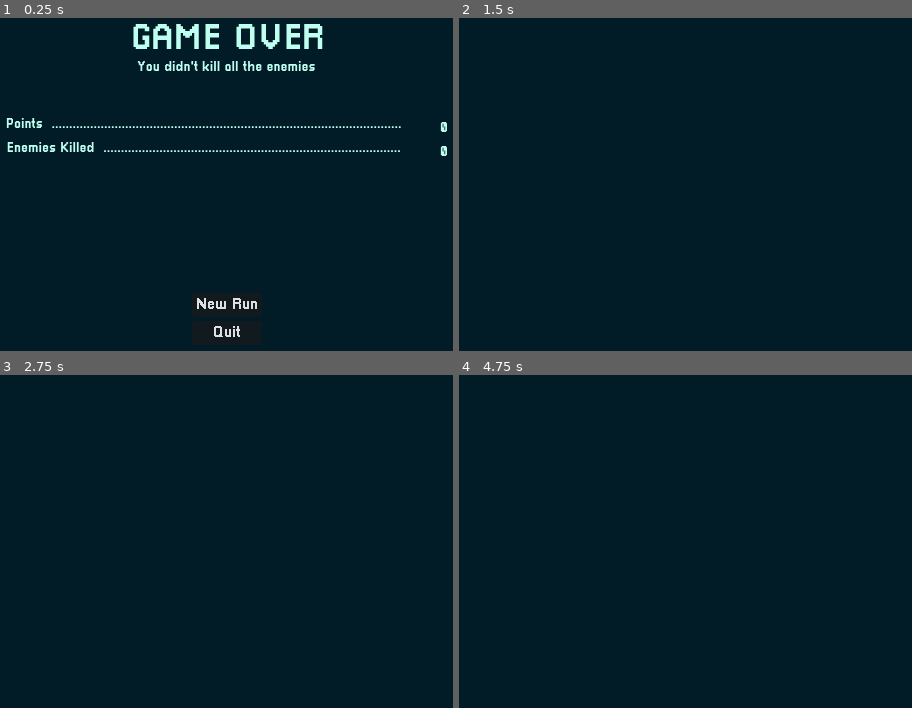
Above: before the commit, frames 1-4 (two rows, left to right).
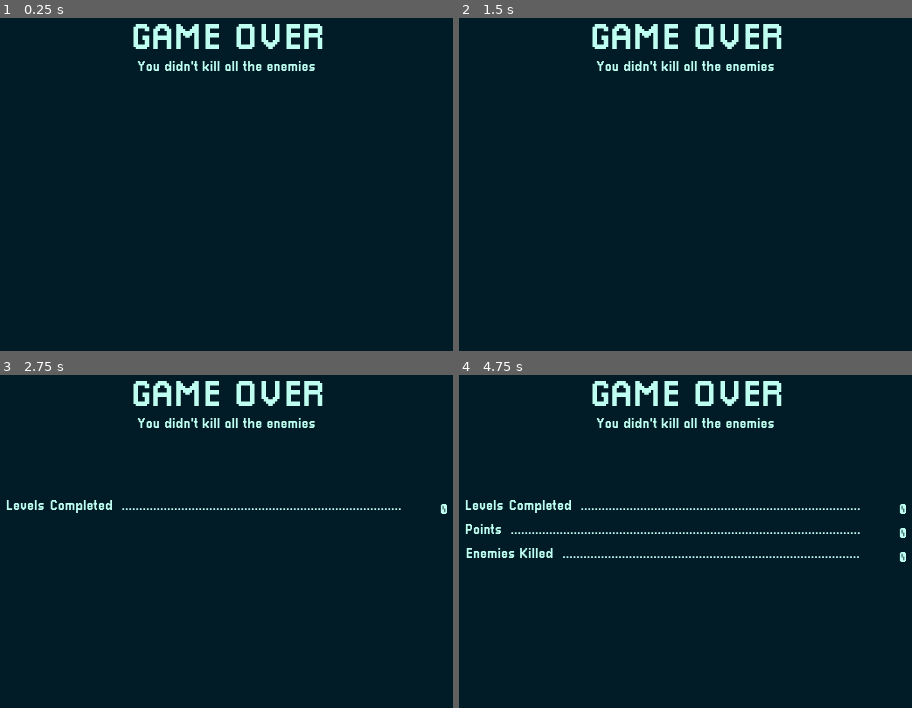
Above: after the commit, the same moments.

Repository: Thomas-Fortier/PirateJam2025
Game: Godot game, scene res://ui/popups/game_over_panel/game_over_panel.tscn
Two runs of this game, one before a commit and one after it. Both use one fixed random seed, a clock stepped at 60 frames per second and the inputs below. This scene is started directly instead of the project's main scene. The engine's default icon, where the game draws it, is replaced by a stand-in: a white triangle on a blue panel in a dark square.
Inputs (mouse positions are in pixels of both pictures, inside the frame that each line leads up to):
- Up to frame 1 (0.25 s): no input
- Up to frame 2 (1.5 s): click (685, 304) at 0.5 s, where only the run before the commit has a clickable "New Run"; tap Enter at 1.25 s; move the mouse to (825, 171) at 1.27 s; click (825, 171) at 1.35 s
- Up to frame 3 (2.75 s): tap Space at 2 s; move the mouse to (99, 564) at 2.02 s; click (99, 564) at 2.1 s
- Up to frame 4 (4.75 s): tap Enter at 2.75, 4.25 s; move the mouse to (748, 468) at 2.77 s; click (748, 468) at 2.85 s; tap Space at 3.5 s; move the mouse to (653, 618) at 3.52 s; click (653, 618) at 3.6 s; move the mouse to (875, 601) at 4.27 s; click (875, 601) at 4.35 s

The runs differ from the first frame. In frame 1, 1.5% of the frame differs, in the area x 1-99%, y 30-96%; in frame 2, 2.2%; in frame 3, 3.0%; in frame 4, 4.2%, in the area x 1-99%, y 1-57%.
Error before the commit: Assertion failed: No level was found / specified. (res://scripts/globals/game_manager.gd:49)
Error after the commit: Assertion failed: No level was found / specified. (res://scripts/globals/game_manager.gd:58)

Commit message:
Added game over stats

Diff:
--- a/src/scripts/globals/game_manager.gd
+++ b/src/scripts/globals/game_manager.gd
@@ -15,6 +15,15 @@
 @onready var bullet: Bullet = $"../GameRoot/Bullet"
 ## The level within the scene.
 @onready var level: Node2D = $"../GameRoot/Level"
+
+## The number of levels completed this run.
+var levels_completed: int = 0
+## The total number of ricochets.
+var total_ricochets: int = 0
+## The total poitns accumulated this run.
+var total_points: int = 0
+## The total enemies killed.
+var total_enemies_killed: int = 0
 
 ## The total points that the player has.
 var points: int:
@@ -67,12 +76,16 @@
 func _on_enemy_death(enemy: Enemy) -> void:
 	enemies.erase(enemy)
 	points += enemy.points_on_kill
+	total_points += enemy.points_on_kill
+	total_enemies_killed += 1
 
 	if enemies.size() == 0:
 		_handle_game_over(true)
 
 ## The functionality to execute when the bullet has bounced off a wall.
 func _on_bullet_bounce() -> void:
+	total_ricochets += 1
+
 	if ricochets_remaining != 0:
 		ricochets_remaining -= 1
 		return
@@ -93,6 +106,7 @@
 
 	if did_win:
 		print("You won!")
+		levels_completed += 1
 	else:
 		var instance: GameOverPanel = _game_over_scene.instantiate()
 		get_tree().root.add_child(instance)
@@ -109,6 +123,10 @@
 	var level_to_load: PackedScene = config.levels.pick_random()
 	switch_to_level(level_to_load)
 	reset()
+	levels_completed = 0
+	total_ricochets = 0
+	total_enemies_killed = 0
+	total_points = 0
 
 ## Resets the state of the game manager back to default values.
 func reset() -> void:
--- a/src/ui/overlay/overlay.gd
+++ b/src/ui/overlay/overlay.gd
@@ -7,7 +7,7 @@
 @onready var _turns_label: Label = %TurnsLabel
 
 const CRITICAL_COLOR = Color.RED
-const NORMAL_COLOR = Color.WHITE
+const NORMAL_COLOR = Color("bffff1")
 
 func _ready() -> void:
 	_points_label.text = str(GameManager.points)
--- a/src/ui/overlay/overlay.tscn
+++ b/src/ui/overlay/overlay.tscn
@@ -5,12 +5,15 @@
 
 [sub_resource type="LabelSettings" id="LabelSettings_buvxj"]
 font = ExtResource("1_2blrg")
+font_color = Color(0.74902, 1, 0.945098, 1)
 
-[sub_resource type="LabelSettings" id="LabelSettings_5g3tt"]
+[sub_resource type="LabelSettings" id="LabelSettings_gpj2j"]
 font = ExtResource("1_2blrg")
+font_color = Color(0.74902, 1, 0.945098, 1)
 
-[sub_resource type="LabelSettings" id="LabelSettings_71duj"]
+[sub_resource type="LabelSettings" id="LabelSettings_ujkc5"]
 font = ExtResource("1_2blrg")
+font_color = Color(0.74902, 1, 0.945098, 1)
 
 [node name="Overlay" type="Control"]
 z_index = 99
@@ -75,7 +78,7 @@
 offset_right = 40.0
 offset_bottom = 23.0
 text = "0 / 0"
-label_settings = SubResource("LabelSettings_5g3tt")
+label_settings = SubResource("LabelSettings_gpj2j")
 
 [node name="Ricochets" type="Control" parent="Margin/Viewport/Stats"]
 layout_mode = 1
@@ -92,5 +95,5 @@
 offset_right = 40.0
 offset_bottom = 16.0
 text = "0"
-label_settings = SubResource("LabelSettings_71duj")
+label_settings = SubResource("LabelSettings_ujkc5")
 horizontal_alignment = 2
--- a/src/ui/popups/game_over_panel/game_over_panel.gd
+++ b/src/ui/popups/game_over_panel/game_over_panel.gd
@@ -1,7 +1,44 @@
 class_name GameOverPanel
 extends Panel
 
+@onready var _levels_section: Control = %Levels
+@onready var _points_section: Control = %Points
+@onready var _enemies_killed_section: Control = %EnemiesKilled
+@onready var _ricochets_section: Control = %Ricochets
+@onready var _buttons_section: Control = %Buttons
+
+@onready var _levels_label: Label = %LevelsCompletedLabel
+@onready var _points_label: Label = %PointsLabel
+@onready var _enemies_killed_label: Label = %EnemiesKilledLabel
+@onready var _ricochets_label: Label = %RicochetsLabel
+
+func _ready():
+	_levels_section.visible = false
+	_points_section.visible = false
+	_enemies_killed_section.visible = false
+	_ricochets_section.visible = false
+	_buttons_section.visible = false
+
+	_levels_label.text = str(GameManager.levels_completed)
+	_points_label.text = str(GameManager.total_points)
+	_enemies_killed_label.text = str(GameManager.total_enemies_killed)
+	_ricochets_label.text = str(GameManager.total_ricochets)
+
+## Logic to execute when the "New Run" button is pressed.
 func _on_new_run_button_pressed():
 	GameManager.reset_run()
 	# TODO: Implement animation / transition or whatever else
 	queue_free()
+
+## Functionality to execute when the timer runs out.
+func _on_timer_timeout():
+	if not _levels_section.visible:
+		_levels_section.visible = true
+	elif not _points_section.visible:
+		_points_section.visible = true
+	elif not _enemies_killed_section.visible:
+		_enemies_killed_section.visible = true
+	elif not _ricochets_section.visible:
+		_ricochets_section.visible = true
+	elif not _buttons_section.visible:
+		_buttons_section.visible = true
--- a/src/ui/popups/game_over_panel/game_over_panel.tscn
+++ b/src/ui/popups/game_over_panel/game_over_panel.tscn
@@ -18,6 +18,10 @@
 theme_override_styles/panel = SubResource("StyleBoxFlat_4ky7e")
 script = ExtResource("1_pfmn8")
 
+[node name="Timer" type="Timer" parent="."]
+wait_time = 1.5
+autostart = true
+
 [node name="Margin" type="MarginContainer" parent="."]
 layout_mode = 1
 anchors_preset = 15
@@ -70,13 +74,47 @@
 anchor_right = 0.5
 anchor_bottom = 0.5
 offset_left = -221.0
-offset_top = -97.5
+offset_top = -48.5
 offset_right = 221.0
-offset_bottom = 97.5
-grow_horizontal = 2
-grow_vertical = 2
+offset_bottom = 48.5
+grow_horizontal = 2
+grow_vertical = 2
+
+[node name="Levels" type="Control" parent="Margin/Viewport/Stats"]
+unique_name_in_owner = true
+layout_mode = 1
+anchors_preset = 10
+anchor_right = 1.0
+offset_bottom = 30.0
+grow_horizontal = 2
+
+[node name="Label" type="Label" parent="Margin/Viewport/Stats/Levels"]
+layout_mode = 0
+offset_right = 40.0
+offset_bottom = 23.0
+text = "Levels Completed  ................................................................................"
+label_settings = ExtResource("3_hlkoq")
+
+[node name="LevelsCompletedLabel" type="Label" parent="Margin/Viewport/Stats/Levels"]
+unique_name_in_owner = true
+texture_filter = 1
+layout_mode = 1
+anchors_preset = 6
+anchor_left = 1.0
+anchor_top = 0.5
+anchor_right = 1.0
+anchor_bottom = 0.5
+offset_left = -40.0
+offset_top = -11.5
+offset_bottom = 11.5
+grow_horizontal = 0
+grow_vertical = 2
+text = "0"
+label_settings = ExtResource("3_hlkoq")
+horizontal_alignment = 2
 
 [node name="Points" type="Control" parent="Margin/Viewport/Stats"]
+unique_name_in_owner = true
 layout_mode = 1
 anchors_preset = 10
 anchor_right = 1.0
@@ -92,6 +130,7 @@
 label_settings = ExtResource("3_hlkoq")
 
 [node name="PointsLabel" type="Label" parent="Margin/Viewport/Stats/Points"]
+unique_name_in_owner = true
 texture_filter = 1
 layout_mode = 1
 anchors_preset = 6
@@ -109,6 +148,7 @@
 horizontal_alignment = 2
 
 [node name="EnemiesKilled" type="Control" parent="Margin/Viewport/Stats"]
+unique_name_in_owner = true
 layout_mode = 1
 anchors_preset = 10
 anchor_right = 1.0
@@ -124,6 +164,41 @@
 label_settings = ExtResource("3_hlkoq")
 
 [node name="EnemiesKilledLabel" type="Label" parent="Margin/Viewport/Stats/EnemiesKilled"]
+unique_name_in_owner = true
+texture_filter = 1
+layout_mode = 1
+anchors_preset = 6
+anchor_left = 1.0
+anchor_top = 0.5
+anchor_right = 1.0
+anchor_bottom = 0.5
+offset_left = -40.0
+offset_top = -11.5
+offset_bottom = 11.5
+grow_horizontal = 0
+grow_vertical = 2
+text = "0"
+label_settings = ExtResource("3_hlkoq")
+horizontal_alignment = 2
+
+[node name="Ricochets" type="Control" parent="Margin/Viewport/Stats"]
+unique_name_in_owner = true
+layout_mode = 1
+anchors_preset = 10
+anchor_right = 1.0
+offset_top = 72.0
+offset_bottom = 102.0
+grow_horizontal = 2
+
+[node name="Label" type="Label" parent="Margin/Viewport/Stats/Ricochets"]
+layout_mode = 0
+offset_right = 40.0
+offset_bottom = 23.0
+text = "Ricochets  ............................................................................................."
+label_settings = ExtResource("3_hlkoq")
+
+[node name="RicochetsLabel" type="Label" parent="Margin/Viewport/Stats/Ricochets"]
+unique_name_in_owner = true
 texture_filter = 1
 layout_mode = 1
 anchors_preset = 6
@@ -141,6 +216,7 @@
 horizontal_alignment = 2
 
 [node name="Buttons" type="Control" parent="Margin/Viewport"]
+unique_name_in_owner = true
 layout_mode = 1
 anchors_preset = 12
 anchor_top = 1.0
@@ -162,7 +238,7 @@
 offset_bottom = 24.0
 grow_horizontal = 2
 theme_override_fonts/font = ExtResource("1_xqnm3")
-theme_override_font_sizes/font_size = 16
+theme_override_font_sizes/font_size = 12
 text = "New Run"
 
 [node name="QuitButton" type="Button" parent="Margin/Viewport/Buttons"]
@@ -179,7 +255,8 @@
 grow_horizontal = 2
 grow_vertical = 0
 theme_override_fonts/font = ExtResource("1_xqnm3")
-theme_override_font_sizes/font_size = 16
+theme_override_font_sizes/font_size = 12
 text = "Quit"
 
+[connection signal="timeout" from="Timer" to="." method="_on_timer_timeout"]
 [connection signal="pressed" from="Margin/Viewport/Buttons/NewRunButton" to="." method="_on_new_run_button_pressed"]
